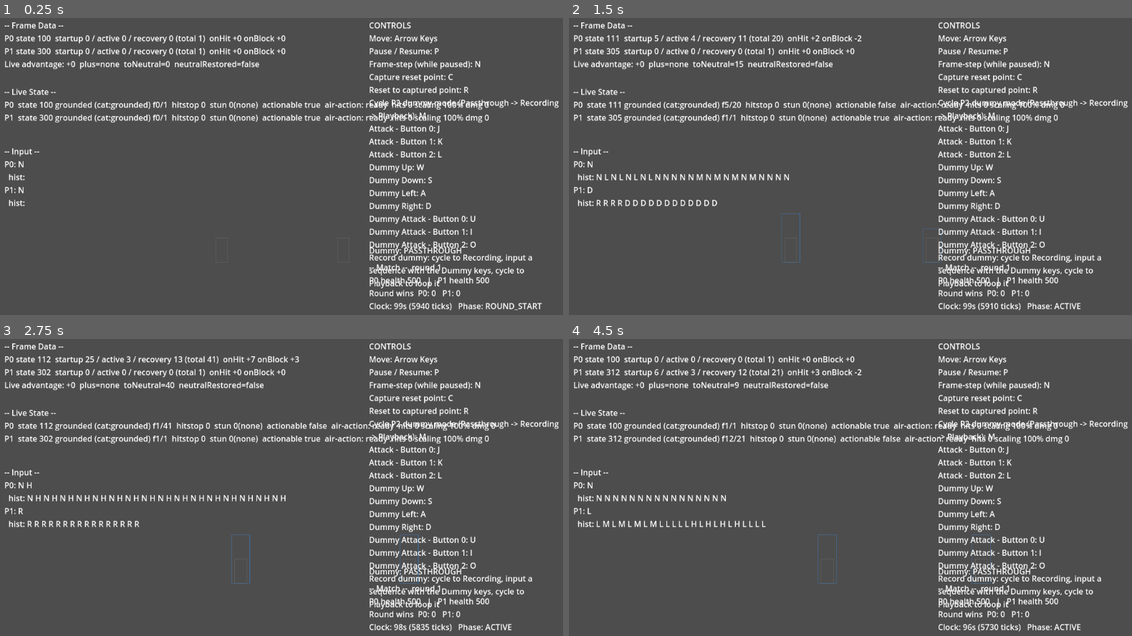
Above: before the commit, frames 1-4 (two rows, left to right).
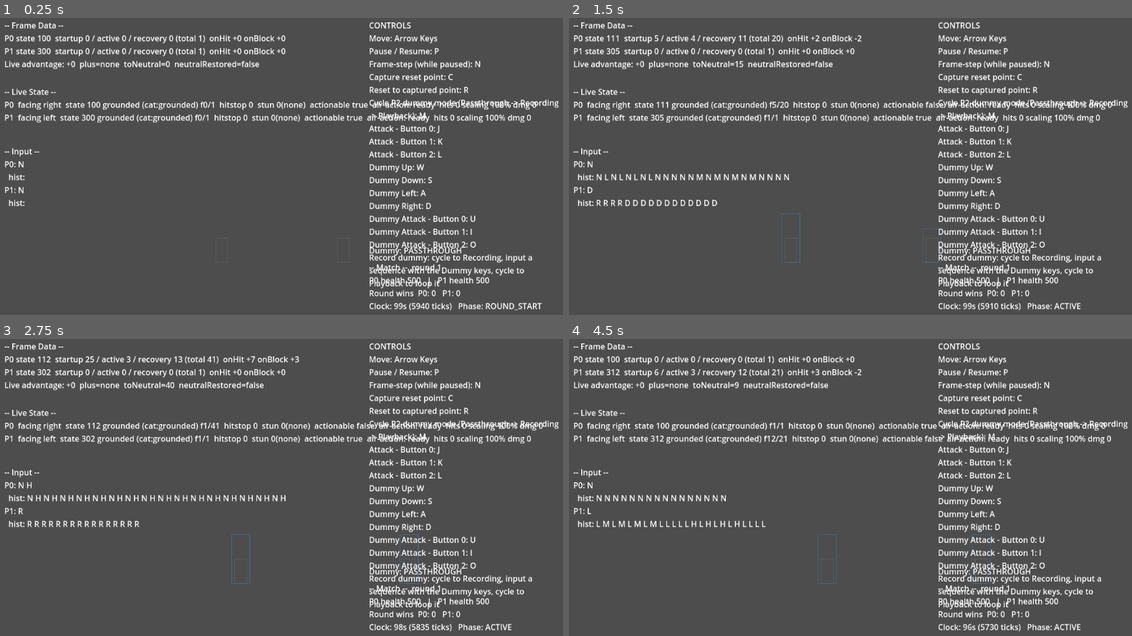
Above: after the commit, the same moments.

Repository: thetitan555/FoggyGlass
Game: Godot game, scene res://scenes/training_mode.tscn
The game is run twice, just before and just after one commit, with the same random seed, the same clock (stepped at 60 frames per second) and the same inputs. This scene is started directly instead of the project's main scene.
Inputs:
- Up to frame 1 (0.25 s): no input
- Up to frame 2 (1.5 s): tap Enter at 0.5 s; hold D (tm_dummy_right) 0.53-1.28 s; hold J (tm_button_0) 0.53-1.28 s; hold S (tm_dummy_down) from 1.28 s (still down); tap K (tm_button_1) at 1.35 s
- Up to frame 3 (2.75 s): release S (tm_dummy_down) at 2.03 s; hold D (tm_dummy_right) from 2.03 s (still down); hold L (tm_button_2) from 2.03 s (still down)
- Up to frame 4 (4.5 s): release D (tm_dummy_right) at 2.78 s; release L (tm_button_2) at 2.78 s; hold W (tm_dummy_up) 2.78-3.53 s; tap U (tm_dummy_button_0) at 2.85 s; hold I (tm_dummy_button_1) 3.53-4.28 s; hold A (tm_dummy_left) from 3.53 s (still down); tap O (tm_dummy_button_2) at 4.35 s

The runs differ from the first frame. In frame 1, 2.3% of the frame differs, in the area x 3-96%, y 28-36%; in frame 2, 2.4%; in frame 3, 2.3%; in frame 4, 2.4%, in the area x 3-97%, y 28-36%.

Commit message:
feat(training-mode): surface facing in the live-state readout (B-5)
docs/flags.md 2026-07-17 "re: B-5 facing readout." facing (and therefore
which side is blocking-side) was not exposed in any training-mode panel --
PlayerView.facing existed but only the input-history command recognizer read
it internally. briefs/character-b.md "What B-5 actually requires" is explicit
that no crossup indicator is wanted (it would answer the read), but facing
must be discoverable after the fact, as ordinary state alongside advantage
and stun.

Adds facing to LiveStatePanelModel's existing per-player row/format_row
("facing right"/"facing left") -- no crossup callout, no comparison to the
opponent, just the raw fact. JC-109 records the surfacing choice.

Co-Authored-By: Claude Opus 4.8 <noreply@anthropic.com>

Diff:
--- a/game/scenes/overlays/live_state_panel_model.gd
+++ b/game/scenes/overlays/live_state_panel_model.gd
@@ -25,6 +25,14 @@
 ## (the state's own `ReactionKind`, AD-049) and leads the row with THAT —
 ## "knockdown"/"launch"/"air reset" read apart on sight — with category kept
 ## alongside, never dropped.
+##
+## FACING (B-5, `briefs/character-b.md` "What B-5 actually requires";
+## `docs/flags.md` 2026-07-17 "re: B-5 facing readout"). No crossup *indicator* —
+## that would answer the live read the option exists to pose. But facing (and
+## therefore which side is blocking-side) must be **discoverable after the
+## fact**, exposed as ordinary state alongside advantage/stun, exactly like
+## every other field here — never a callout. `PlayerView.facing` was already
+## surfaced sim-side and unused by any readout; this panel is where it reads.
 
 const STUN_KIND_NAMES: PackedStringArray = ["none", "hit", "block"]
 
@@ -40,6 +48,7 @@
 	var pv: PlayerView = view.player(i)
 	return {
 		"player": i,
+		"facing": pv.facing,
 		"state_id": pv.state_id,
 		"state_category": pv.state_category,
 		"frame_in_state": pv.frame_in_state,
@@ -112,6 +121,16 @@
 	return "?"
 
 
+## Human-readable facing (B-5; `PlayerView.facing`: `+1` == right, `-1` == left,
+## `player_state.gd`/`step_phases.gd`'s convention).
+static func facing_name(facing: int) -> String:
+	if facing > 0:
+		return "right"
+	if facing < 0:
+		return "left"
+	return "?"
+
+
 ## A one-line human-readable rendering for one player's row.
 static func format_row(row: Dictionary) -> String:
 	var invuln_str: String = ""
@@ -127,8 +146,8 @@
 	# always present but never the only label (docs/flags.md 2026-07-17,
 	# "re: reaction legibility" — category alone collapsed four distinct states
 	# into one word).
-	return "P%d  state %d %s (cat:%s) f%d/%d  hitstop %d  stun %d(%s)  actionable %s%s%s  hits %d scaling %d%% dmg %d" % [
-		row["player"], row["state_id"], identity_name(row), category_name(row["state_category"]),
+	return "P%d  facing %s  state %d %s (cat:%s) f%d/%d  hitstop %d  stun %d(%s)  actionable %s%s%s  hits %d scaling %d%% dmg %d" % [
+		row["player"], facing_name(row["facing"]), row["state_id"], identity_name(row), category_name(row["state_category"]),
 		row["frame_in_state"], row["state_duration"],
 		row["hitstop_remaining"],
 		row["stun_remaining"], stun_kind_name(row["stun_kind"]),
--- a/game/tests/test_live_state_panel.gd
+++ b/game/tests/test_live_state_panel.gd
@@ -50,6 +50,7 @@
 	_test_reaction_kind_resolves_from_reaction_map()
 	_test_reaction_kind_minus_one_for_non_reaction_state()
 	_test_format_row_distinguishes_the_four_hitstun_category_states()
+	_test_facing_field_and_format_row()
 
 
 func _two_char_state(gap_x: int = 45) -> SimState:
@@ -244,3 +245,33 @@
 		MoveRegistry.clear()
 	_eq(seen_lines.size(), 4,
 		"all four CATEGORY_HITSTUN states render 4 DISTINCT lines (pre-fix, all 4 rendered identically as 'hitstun')")
+
+
+# --- docs/flags.md 2026-07-17 "re: B-5 facing readout" -----------------------
+# B-5 (airdash crossup) requires facing be DISCOVERABLE-after-the-fact, as
+# ordinary state alongside advantage/stun (no crossup indicator) --
+# `briefs/character-b.md` "What B-5 actually requires."
+
+func _test_facing_field_and_format_row() -> void:
+	var s := _two_char_state()
+	s.players[0].facing = 1
+	s.players[1].facing = -1
+	var roster: Dictionary = MoveRegistry.roster()
+	var view := InspectionView.new(s, roster)
+	var rows: Array = LiveStatePanelModel.build(view)
+	_eq(rows[0]["facing"], 1, "panel row facing == PlayerView.facing (p0, facing right)")
+	_eq(rows[1]["facing"], -1, "panel row facing == PlayerView.facing (p1, facing left)")
+
+	var line0: String = LiveStatePanelModel.format_row(rows[0])
+	var line1: String = LiveStatePanelModel.format_row(rows[1])
+	_true(line0.contains("facing right"), "p0's formatted row reads 'facing right'")
+	_true(line1.contains("facing left"), "p1's formatted row reads 'facing left'")
+
+	# Crossup regression shape: after a crossup, the SAME player's facing flips
+	# (this is the exact fact B-5 requires be discoverable after the fact).
+	s.players[0].facing = -1
+	var view2 := InspectionView.new(s, roster)
+	var rows2: Array = LiveStatePanelModel.build(view2)
+	var line0_after: String = LiveStatePanelModel.format_row(rows2[0])
+	_true(line0_after.contains("facing left"), "after a facing flip (crossup), the readout reflects the NEW facing")
+	MoveRegistry.clear()
Not shown, changed: docs/flags.md
Not shown, changed: docs/judgment-log.md
